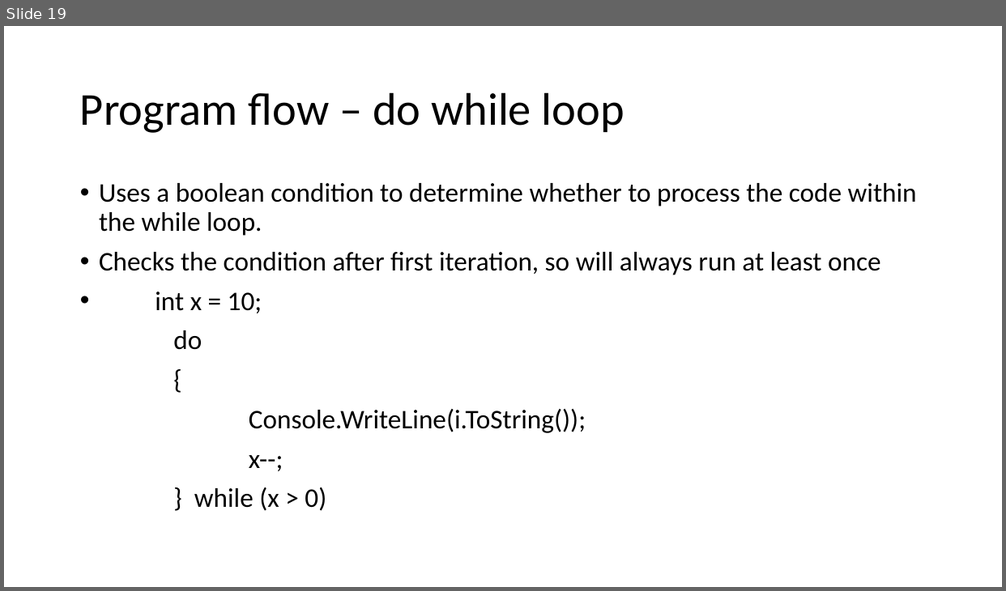
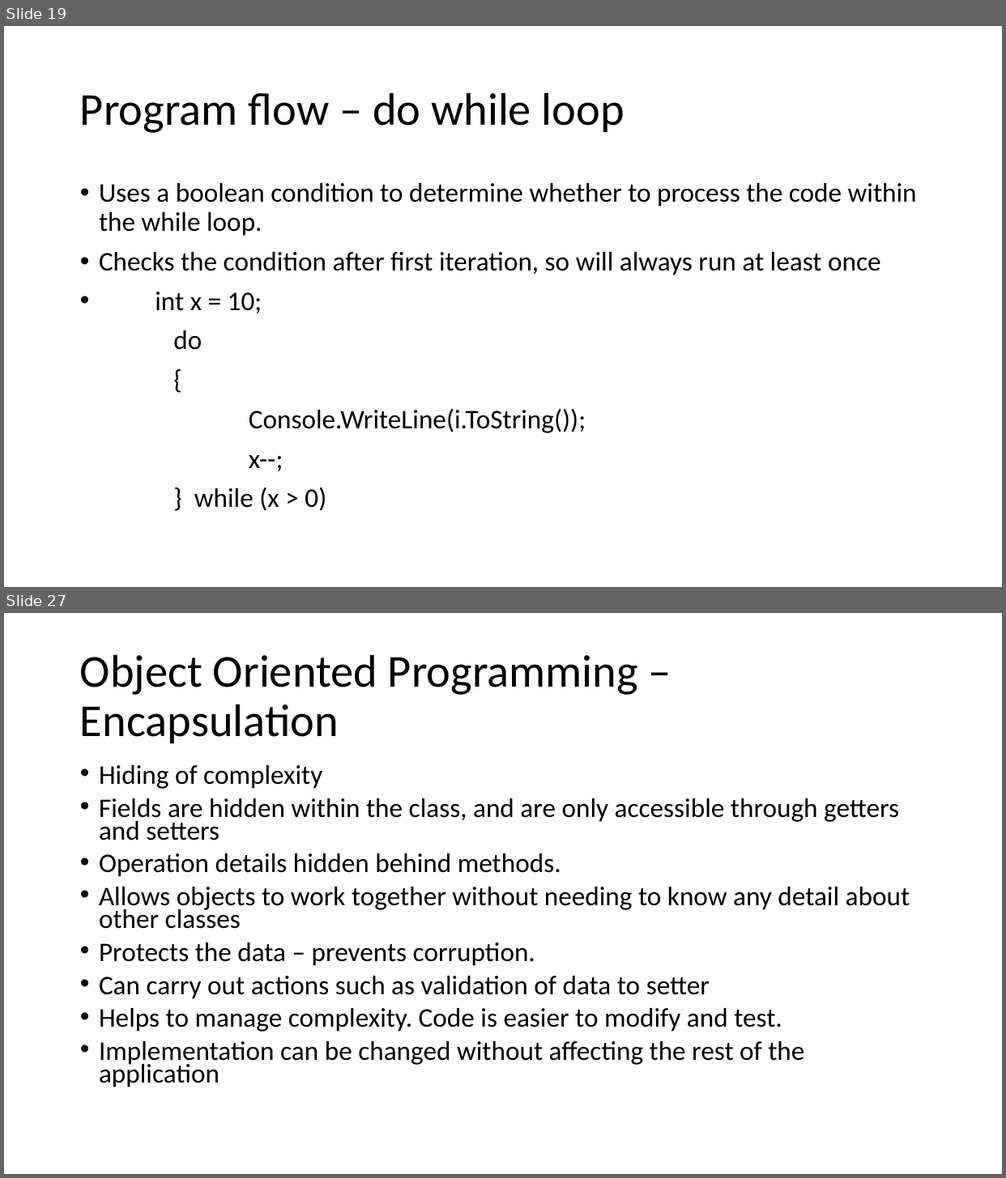
Before and after one commit to gavinhickford/Projects, a slide deck: Mentoring/Mentoring.pptx. Shown one above the other, each under a label of ours: slide 19 before the commit, slides 19 and 27 after it; the slides between them are not shown. The pictures are 1006x591 and 1006x1178 pixels, drawn with LibreOffice and Linux fonts; fonts in the diff are those of the drawing. Boxes give left, top, right and bottom in pixels: in the first picture for what was removed or moved away, otherwise in the second. Text is boxed around its words. In the diff, an @@ line names an element or a change of style, - is before the commit and + after.

```diff
--- a/Mentoring/Mentoring.pptx
+++ b/Mentoring/Mentoring.pptx
@@ slide 27 added at box(4, 613, 1002, 1174), background #FFFFFF @@
@@ title added at box(80, 654, 638, 743), 44 pt, text #000000 @@
+Object Oriented Programming – Encapsulation
@@ text added at box(99, 765, 910, 1088), 25.9 pt, text #000000 @@
+• Hiding of complexity
+• Fields are hidden within the class, and are only accessible through getters and setters
+• Operation details hidden behind methods.
+• Allows objects to work together without needing to know any detail about other classes
+• Protects the data – prevents corruption.
+• Can carry out actions such as validation of data to setter
+• Helps to manage complexity. Code is easier to modify and test.
+• Implementation can be changed without affecting the rest of the application
```
Also in this commit, not shown: 1 slide changed, 6 other slides added.
